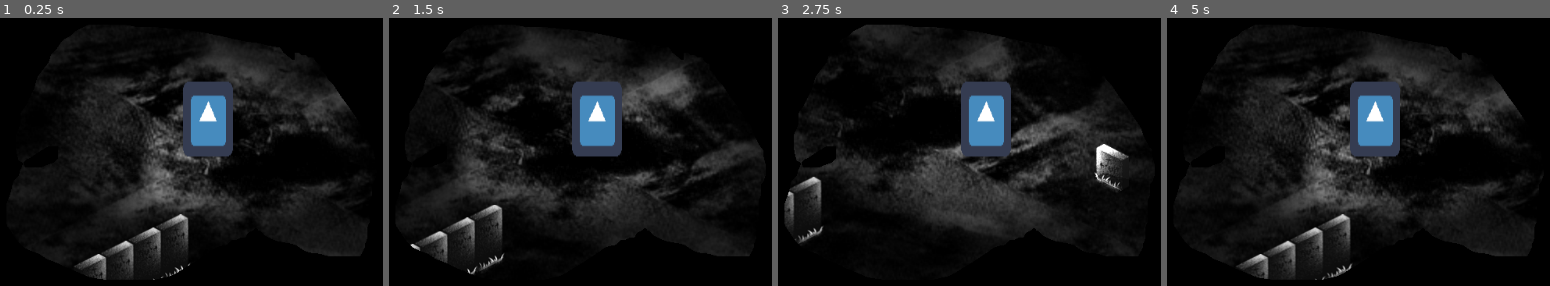
Above: before the commit, frames 1-4 (left to right).
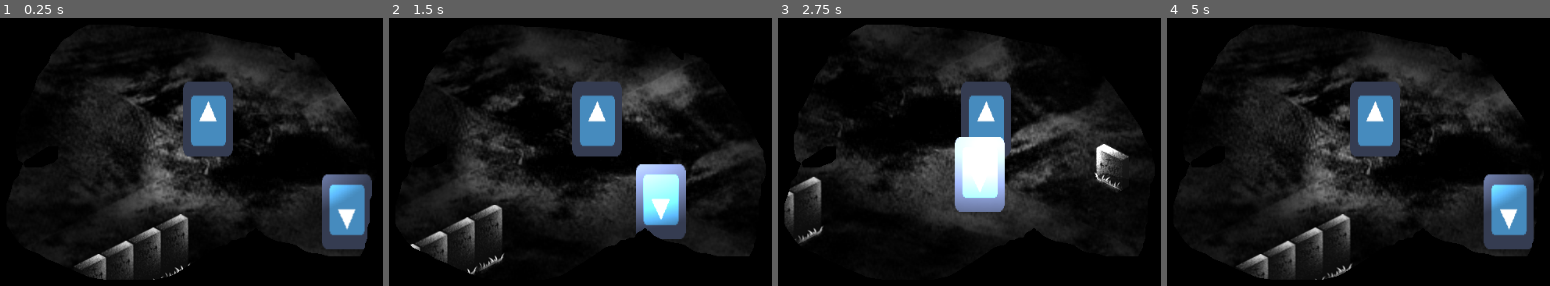
Above: after the commit, the same moments.

Repository: jonnydrumz/hideAndSeek
Game: Godot game, scene res://Main.tscn
The game is run twice, just before and just after one commit, with the same random seed, the same clock (stepped at 60 frames per second) and the same inputs. The engine's default icon, where the game draws it, is replaced by a stand-in: a white triangle on a blue panel in a dark square.
Inputs:
- Up to frame 1 (0.25 s): no input
- Up to frame 2 (1.5 s): tap Enter at 0.5 s; hold Right (ui_right) 0.53-1.28 s; hold Down (ui_down) from 1.28 s (still down)
- Up to frame 3 (2.75 s): release Down (ui_down) at 2.03 s; hold Right (ui_right) from 2.03 s (still down)
- Up to frame 4 (5 s): release Right (ui_right) at 2.78 s; hold Up (ui_up) 2.78-3.53 s; hold Left (ui_left) from 3.53 s (still down)

The runs differ from the first frame. In frame 1, 3.4% of the frame differs, in the area x 84-98%, y 58-87%; in frame 2, 3.5%; in frame 3, 3.7%, in the area x 45-60%, y 44-73%; in frame 4, 3.7%.

Commit message:
Cambios enemigo

Diff:
--- a/Enemy/Enemy.tscn
+++ b/Enemy/Enemy.tscn
@@ -6,7 +6,9 @@
 [sub_resource type="RectangleShape2D" id=1]
 extents = Vector2( 15.1771, 13.3583 )
 
-[node name="Enemy" type="KinematicBody2D"]
+[node name="Enemy" type="KinematicBody2D" groups=[
+"GHOST",
+]]
 script = ExtResource( 2 )
 
 [node name="icon" type="Sprite" parent="."]
--- a/Enemy/EnemyMovement.gd
+++ b/Enemy/EnemyMovement.gd
@@ -1,6 +1,7 @@
 extends KinematicBody2D
 
-var tomb
+var tombs
+var current_tomb
 
 # Random number generator
 var rng = RandomNumberGenerator.new()
@@ -12,11 +13,12 @@
 var bounce_countdown = 0
 
 func _ready():
-	tomb = get_tree().get_nodes_in_group("TOMB")
-	rng.randomize()
+	tombs = get_tree().get_nodes_in_group("TOMB")
+	current_tomb = tombs[randi()%tombs.size()]
+	print(current_tomb)
 
 func _on_Timer_timeout():
-	var tomb_relative_position = tomb.position - position
+	var tomb_relative_position = current_tomb.position - position
 
 	if tomb_relative_position.length() <= 16:
 		direction = Vector2.ZERO
@@ -40,7 +42,7 @@
 
 	var collision = move_and_collide(movement)
 
-	if collision != null and collision.collider.name != get_tree().get_nodes_in_group("TOMB"):
+	if collision != null and collision.collider.name != "Player":
 		direction = direction.rotated(rng.randf_range(PI/4, PI/2))
 		bounce_countdown = rng.randi_range(2, 5)
 
--- a/Main.tscn
+++ b/Main.tscn
@@ -64,4 +64,4 @@
 texture = ExtResource( 5 )
 
 [node name="Enemy" parent="Ingame" instance=ExtResource( 6 )]
-position = Vector2( 417.137, 325.7 )
+position = Vector2( 88.7667, 59.4003 )
